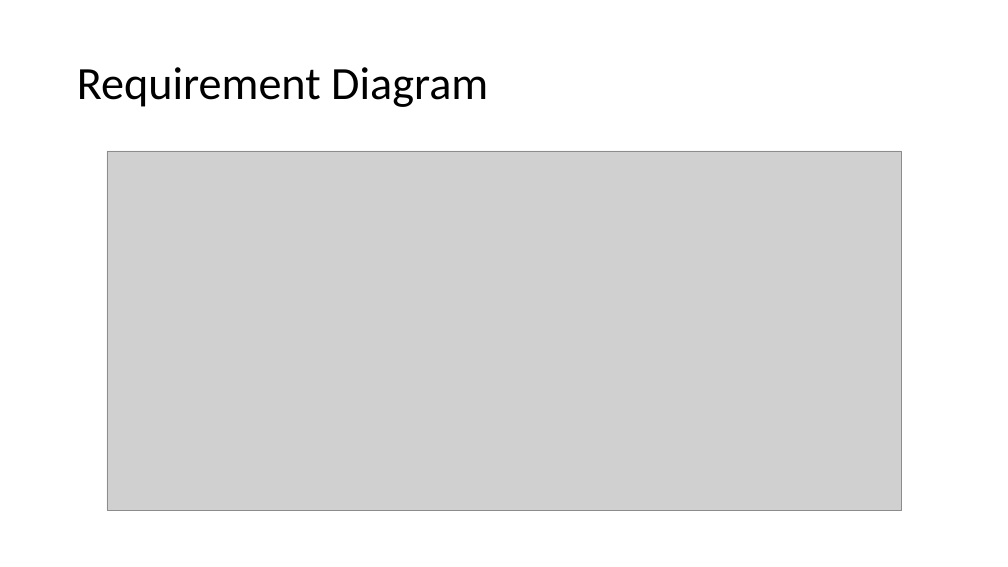
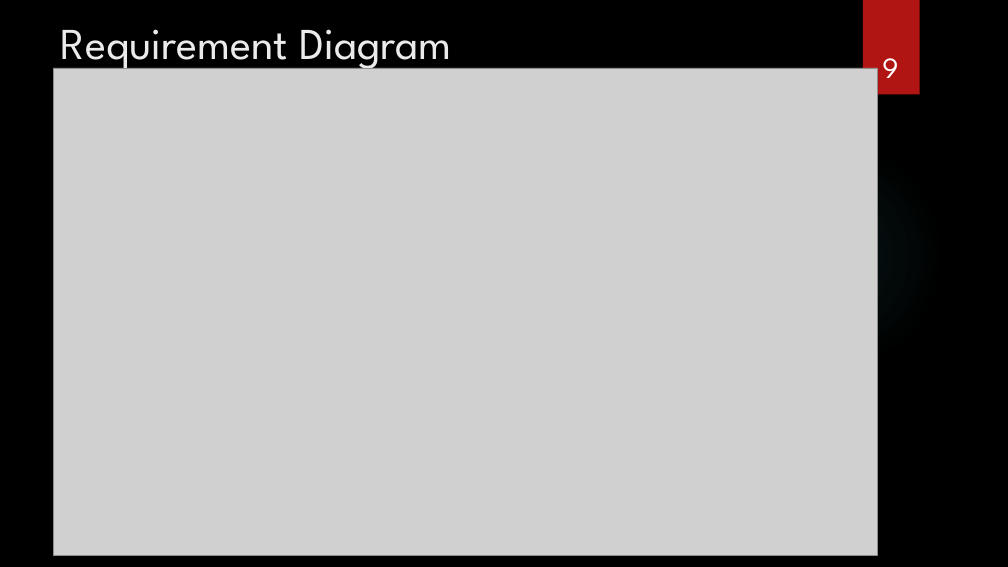
Before and after one commit to krupa1106/TheDarkKnights-MechatronicsPeoject, a slide deck: slide 9 of Rescue Bot- Team The Dark Knights.pptx (slide 5 before the commit). Drawn at 1008x567 pixels with LibreOffice and Linux fonts; fonts in the diff are those of the drawing; grey boxes stand for pictures; background and template pictures are left out. Boxes give left, top, right and bottom in pixels: in the first picture for what was removed or moved away, otherwise in the second. Text is boxed around its words. In the diff, an @@ line names an element or a change of style, - is before the commit and + after.

```diff
--- a/Rescue Bot- Team The Dark Knights.pptx
+++ b/Rescue Bot- Team The Dark Knights.pptx
@@ background #FFFFFF to picture (left out) @@
@@ title "Requirement Diagram": place and size @@
-title "Requirement Diagram" at bbox=[77, 67, 488, 107]
+title "Requirement Diagram" at bbox=[61, 29, 452, 73]
@@ title "Requirement Diagram" at bbox=[61, 29, 452, 73]: size 44 to 42 pt, font Calibri to League Spartan, text colour #000000 to #EBEBEB; line spacing 0.9 to 1; vertical alignment middle to top @@
@@ rectangle added at bbox=[863, 0, 920, 95], fill #B01513 @@
@@ page number added at bbox=[882, 58, 898, 78], 28 pt, text #FFFFFF @@
+9
@@ picture: place and size @@
-picture at bbox=[107, 151, 901, 511]
+picture at bbox=[54, 68, 878, 556]
@@ ellipse added at bbox=[712, 138, 944, 371], fill gradient #50B9C1 @@
```
Also in this commit, not shown: 8 other slides changed, 16 slides added, 7 slides removed, 1 other file.
